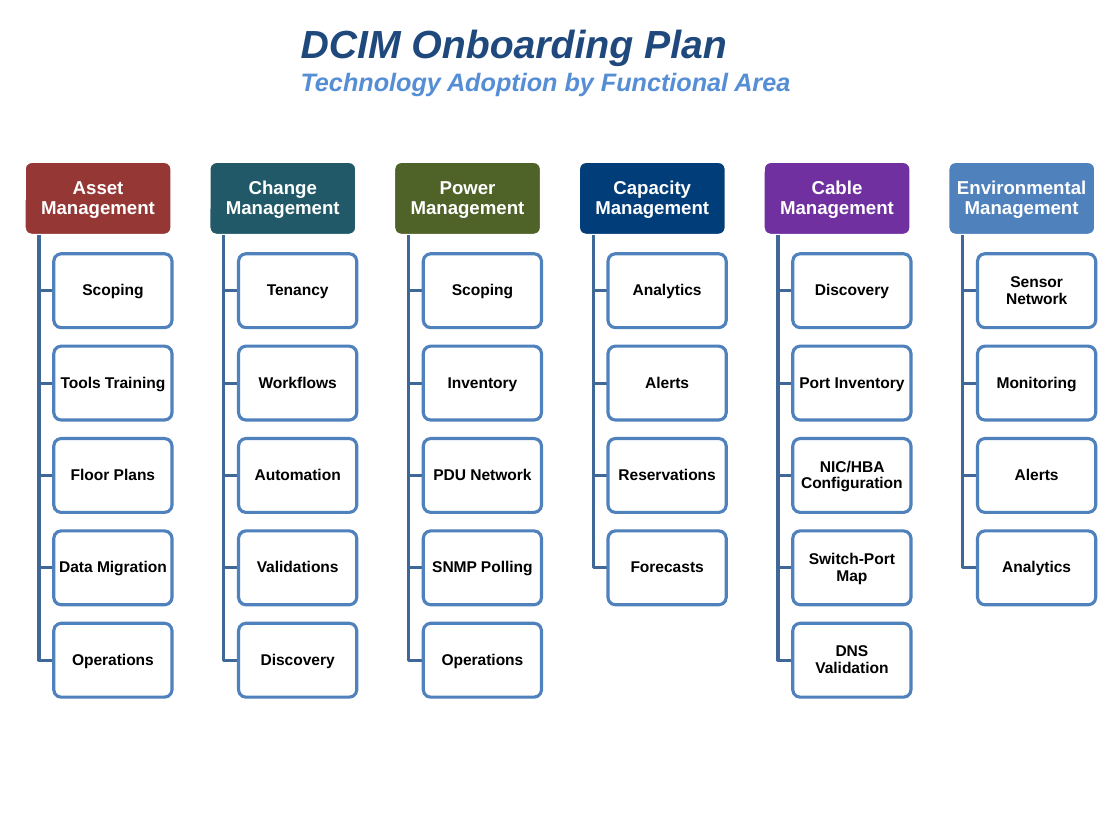
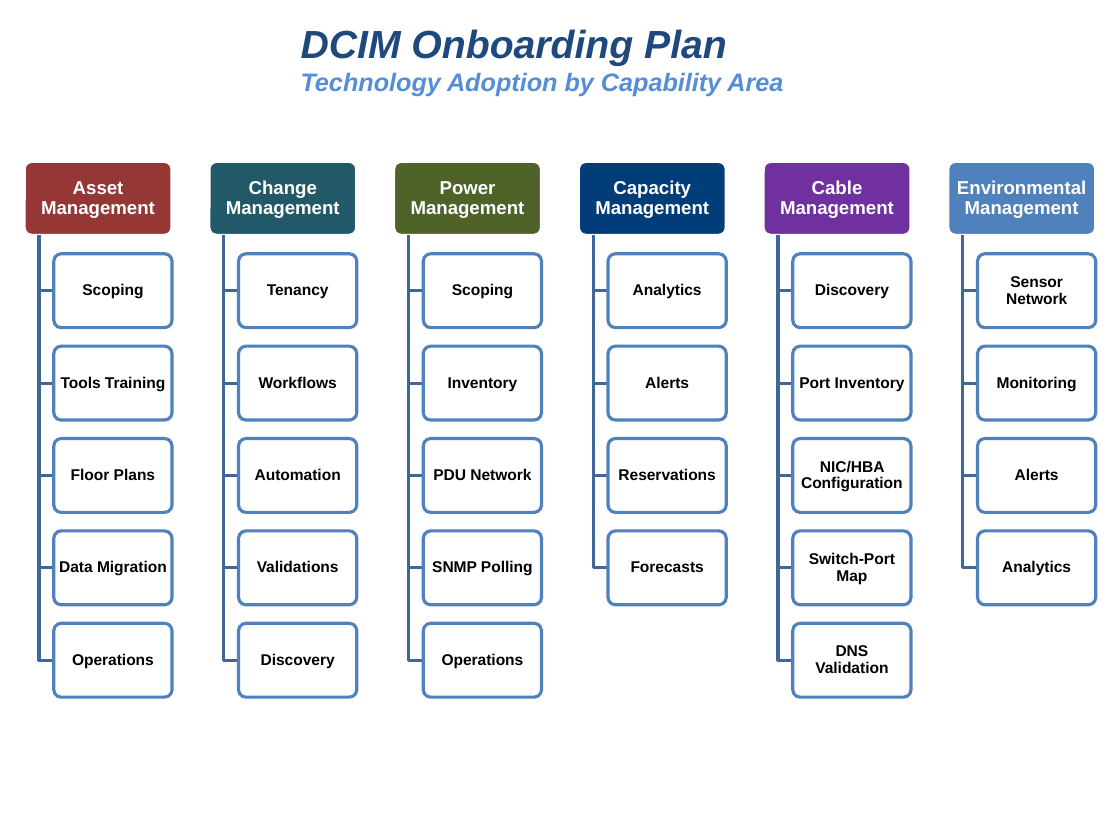
Before and after one commit to UsefulEngines/DcimTechnologyAdoption, a slide deck: slide 9 of DCIM-RolesWorkflowAutomation.pptx. Drawn at 1120x840 pixels with LibreOffice and Linux fonts; fonts in the diff are those of the drawing. Boxes give left, top, right and bottom in pixels: in the first picture for what was removed or moved away, otherwise in the second. Text is boxed around its words. In the diff, an @@ line names an element or a change of style, - is before the commit and + after.

```diff
--- a/DCIM-RolesWorkflowAutomation.pptx
+++ b/DCIM-RolesWorkflowAutomation.pptx
@@ title at (301, 29, 783, 96): text changed @@
-DCIM Onboarding Plan
-Technology Adoption by Functional Area
+DCIM Onboarding Plan
+Technology Adoption by Capability Area
```
Also in this commit, not shown: 4 other slides changed.
